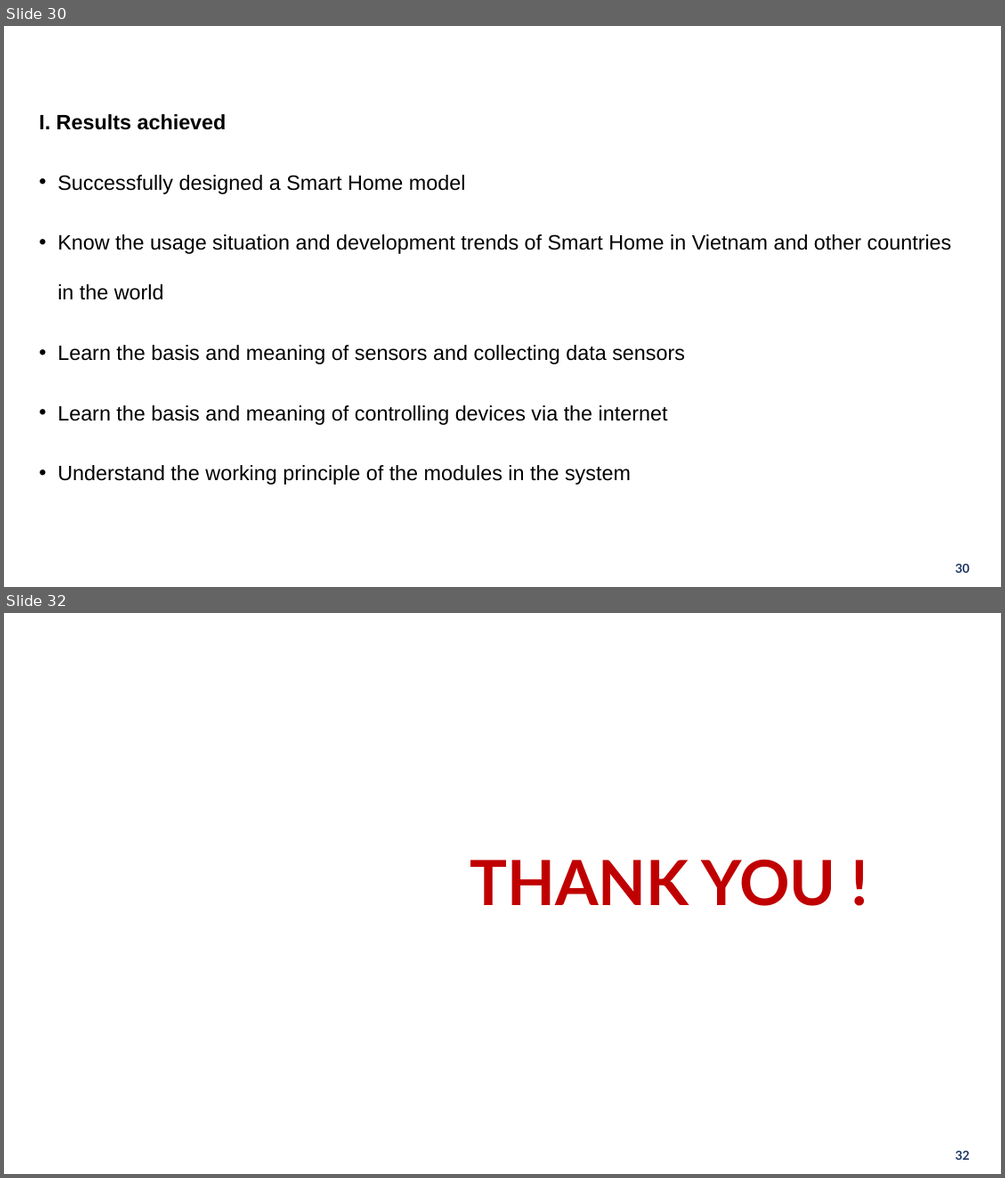
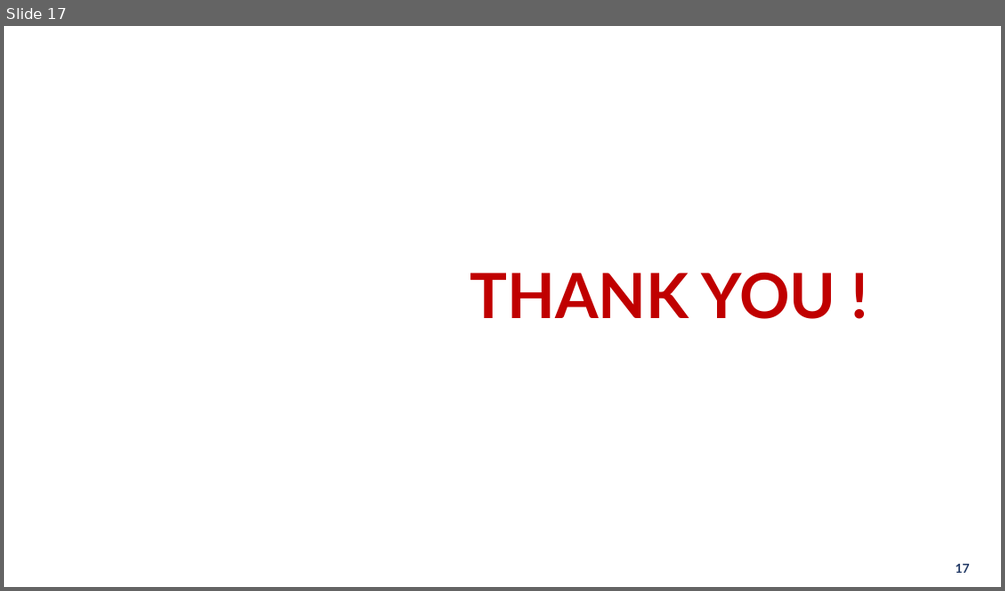
Before and after one commit to ndmbka2k/DATN, a slide deck: POWERPOINT/GraduationThesis_pp.pptx. Shown one above the other, each under a label of ours: slides 30 and 32 before the commit, slide 17 after it; the slides between them are not shown. The pictures are 1005x1178 and 1005x591 pixels, drawn with LibreOffice and Linux fonts; fonts in the diff are those of the drawing; background and template pictures are left out. Boxes give left, top, right and bottom in pixels: in the first picture for what was removed or moved away, otherwise in the second. Text is boxed around its words. In the diff, an @@ line names an element or a change of style, - is before the commit and + after.

```diff
--- a/POWERPOINT/GraduationThesis_pp.pptx
+++ b/POWERPOINT/GraduationThesis_pp.pptx
@@ slide 30 removed at (4,26,1001,587), background picture (left out) @@
@@ title removed at (32,35,973,70) @@
-Chapter 8: Conclusion
@@ text removed at (39,114,952,484) @@
-I. Results achieved
-• Successfully designed a Smart Home model
-• Know the usage situation and development trends of Smart Home in Vietnam and other countries in the world
-• Learn the basis and meaning of sensors and collecting data sensors
-• Learn the basis and meaning of controlling devices via the internet
-• Understand the working principle of the modules in the system
@@ page number removed at (955,563,970,572) @@
-30
@@ what was slide 32 is now slide 17 @@
@@ page number at (955,564,970,572): text changed @@
-32
+17
```
Also in this commit, not shown: 9 slides changed, 14 other slides removed, 1 other file.
